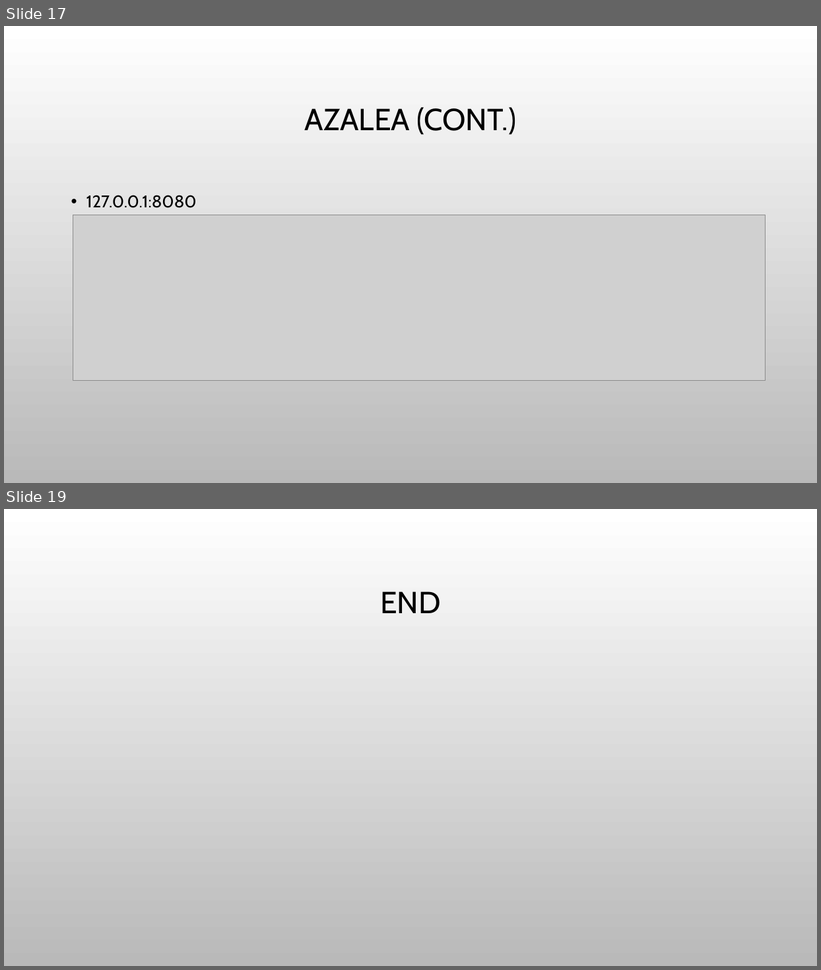
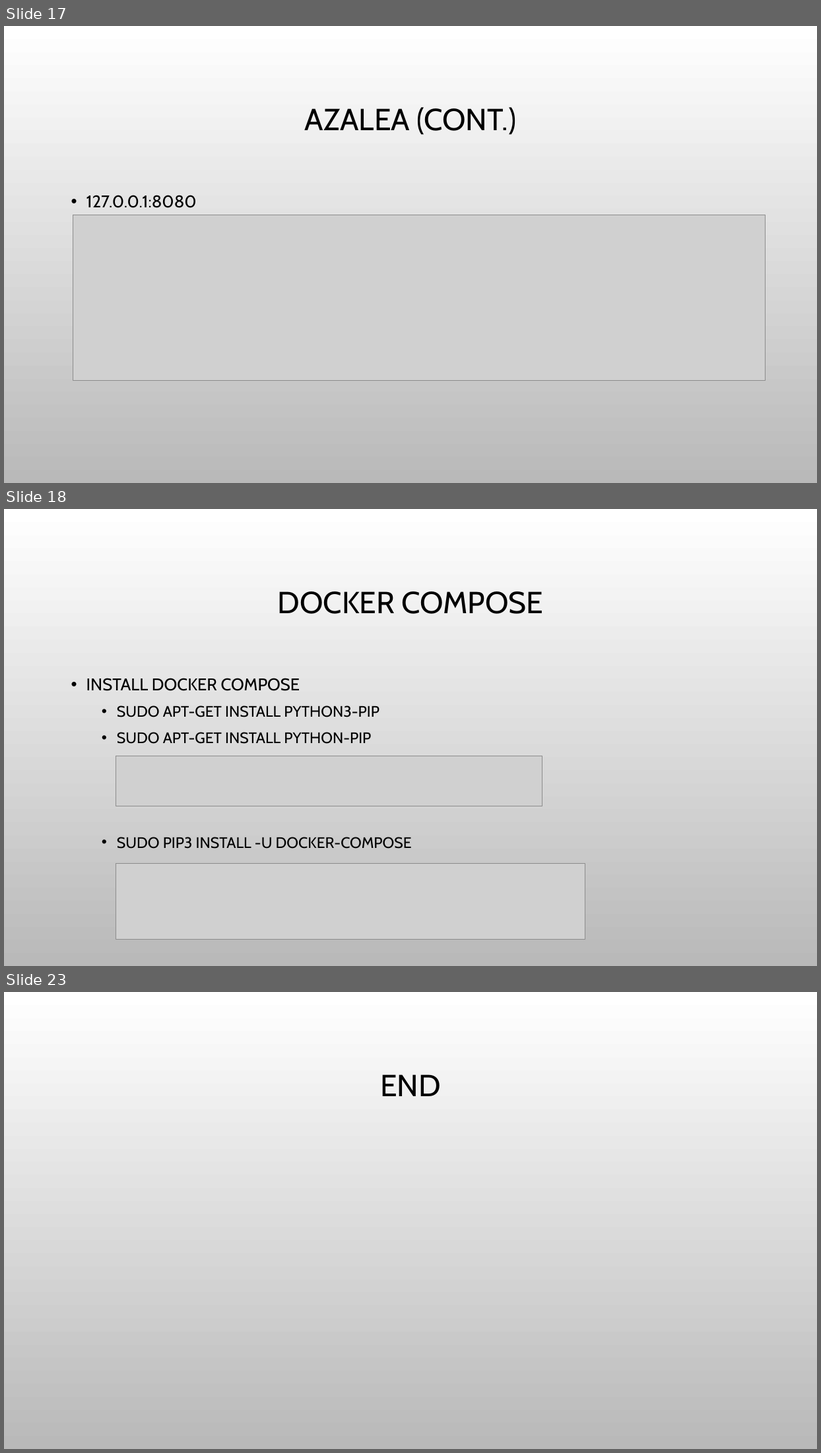
Before and after one commit to haixiang1977/iris, a slide deck: Docker architect.pptx. Shown one above the other, each under a label of ours: slides 17 and 19 before the commit, slides 17, 18 and 23 after it; the slides between them are not shown. The pictures are 821x970 and 821x1453 pixels, drawn with LibreOffice and Linux fonts; fonts in the diff are those of the drawing; grey boxes stand for pictures; background and template pictures are left out. Boxes give left, top, right and bottom in pixels: in the first picture for what was removed or moved away, otherwise in the second. Text is boxed around its words. In the diff, an @@ line names an element or a change of style, - is before the commit and + after.

Commit message:
Update docker-compose file

```diff
--- a/Docker architect.pptx
+++ b/Docker architect.pptx
@@ slide 18 added at box(4, 509, 817, 966), background picture (left out) @@
@@ title added at box(278, 591, 544, 614), 36 pt, text #000000 @@
+DOCKER COMPOSE
@@ text added at box(86, 678, 412, 849), 18 pt, text #000000 @@
+• INSTALL DOCKER COMPOSE
+  • SUDO APT-GET INSTALL PYTHON3-PIP
+  • SUDO APT-GET INSTALL PYTHON-PIP
+  • SUDO PIP3 INSTALL -U DOCKER-COMPOSE
@@ picture added at box(116, 756, 542, 806) @@
@@ picture added at box(116, 863, 585, 940) @@
@@ what was slide 19 is now slide 23 @@
```
Also in this commit, not shown: 1 slide changed, 3 other slides added, 1 other file.
